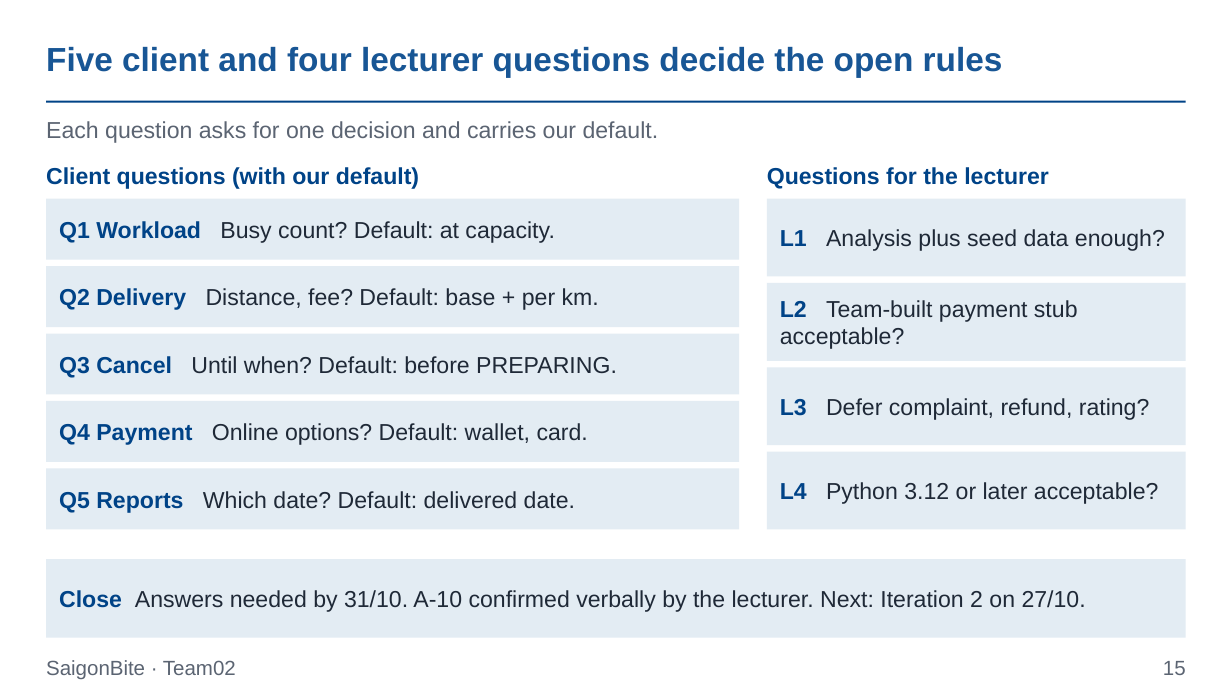
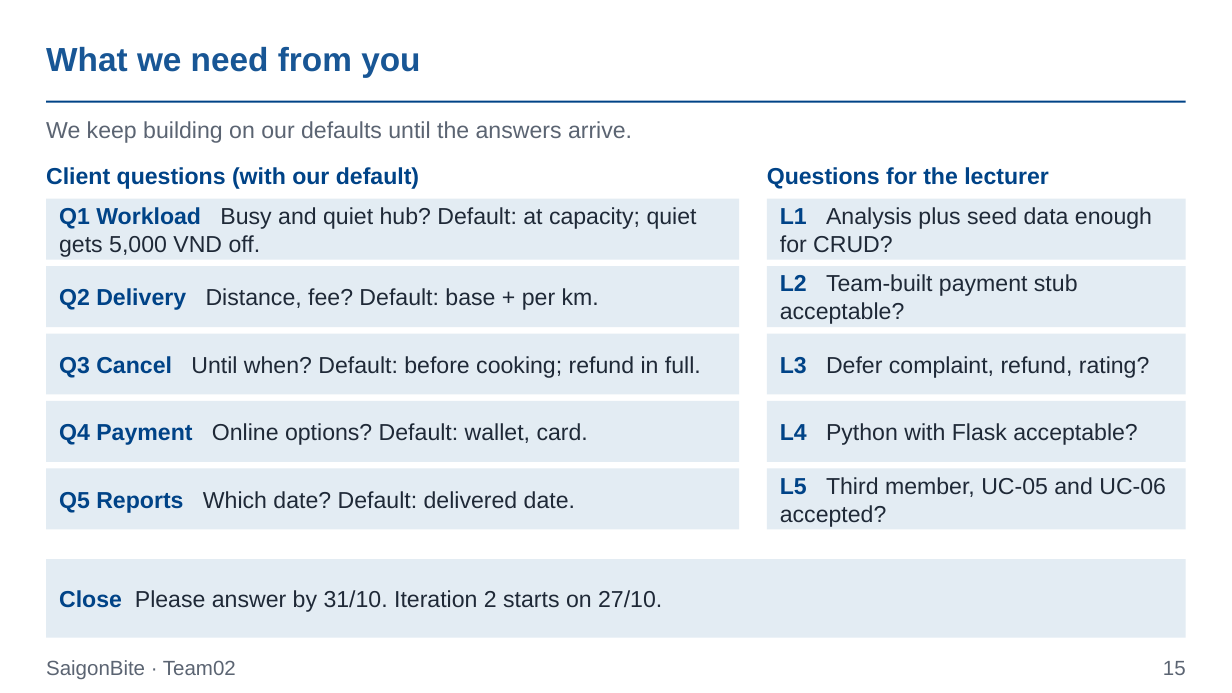
Before and after one commit to Dat071104/SaigonBite, a slide deck: slide 15 of docs/part1/Team02_Proposal_Slides_for_SaigonBite.pptx. Drawn at 1232x693 pixels with LibreOffice and Linux fonts; fonts in the diff are those of the drawing. Boxes give left, top, right and bottom in pixels: in the first picture for what was removed or moved away, otherwise in the second. Text is boxed around its words. In the diff, an @@ line names an element or a change of style, - is before the commit and + after.

```diff
--- a/docs/part1/Team02_Proposal_Slides_for_SaigonBite.pptx
+++ b/docs/part1/Team02_Proposal_Slides_for_SaigonBite.pptx
@@ title at (46, 47, 420, 77): text changed @@
-Five client and four lecturer questions decide the open rules
+What we need from you
@@ text at (46, 121, 632, 143): text changed @@
-Each question asks for one decision and carries our default.
+We keep building on our defaults until the answers arrive.
@@ text at (59, 207, 697, 257): text changed @@
-Q1 Workload Busy count? Default: at capacity.
+Q1 Workload Busy and quiet hub? Default: at capacity; quiet gets 5,000 VND off.
@@ rectangle: place and size @@
-rectangle at (767, 199, 1186, 276)
+rectangle at (767, 199, 1186, 260)
@@ text at (780, 207, 1152, 252): text changed @@
-L1 Analysis plus seed data enough?
+L1 Analysis plus seed data enough for CRUD?
@@ rectangle: place and size @@
-rectangle at (767, 283, 1186, 360)
+rectangle at (767, 266, 1186, 327)
@@ text "L2 Team-built payment stub acceptable?": place and size @@
-text "L2 Team-built payment stub acceptable?" at (780, 300, 1078, 349)
+text "L2 Team-built payment stub acceptable?" at (780, 274, 1078, 324)
@@ text at (59, 356, 701, 378): text changed @@
-Q3 Cancel Until when? Default: before PREPARING.
+Q3 Cancel Until when? Default: before cooking; refund in full.
@@ rectangle: place and size @@
-rectangle at (767, 368, 1186, 445)
+rectangle at (767, 334, 1186, 395)
@@ text "L3 Defer complaint, refund, rating?": place and size @@
-text "L3 Defer complaint, refund, rating?" at (780, 398, 1150, 420)
+text "L3 Defer complaint, refund, rating?" at (780, 356, 1150, 378)
@@ rectangle: place and size @@
-rectangle at (767, 452, 1186, 530)
+rectangle at (767, 401, 1186, 462)
@@ text at (780, 423, 1138, 445): text changed @@
-L4 Python 3.12 or later acceptable?
+L4 Python with Flask acceptable?
@@ rectangle added at (767, 469, 1186, 530), fill #E3ECF3 @@
@@ text added at (780, 477, 1166, 527), 18 pt, text #1F2937 @@
+L5 Third member, UC-05 and UC-06 accepted?
@@ text at (59, 590, 662, 612): text changed @@
-Close Answers needed by 31/10. A-10 confirmed verbally by the lecturer. Next: Iteration 2 on 27/10.
+Close Please answer by 31/10. Iteration 2 starts on 27/10.
```
Also in this commit, not shown: 11 other slides changed, 1 slide added, 1 slide removed, 9 other files.
